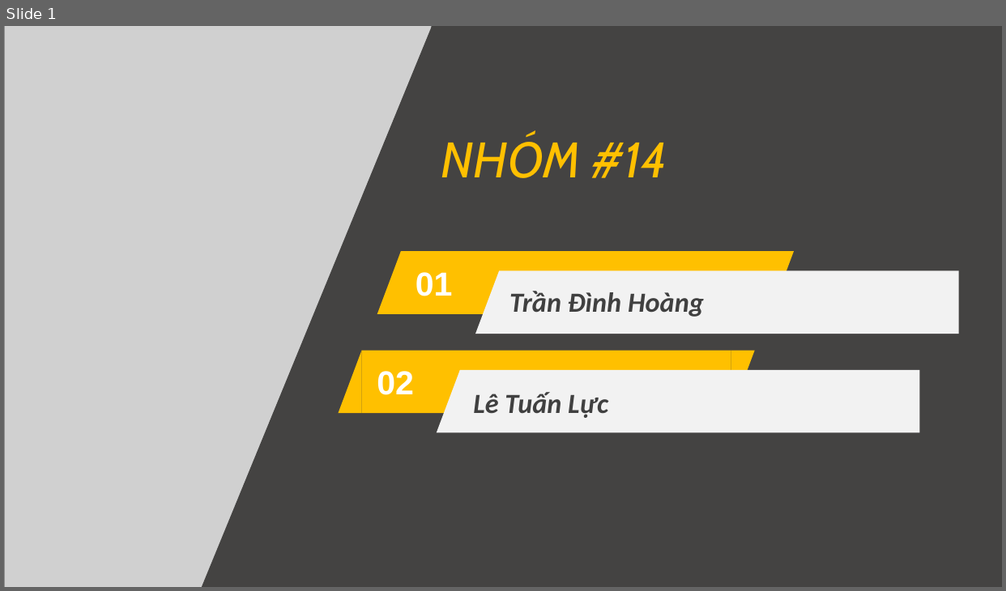
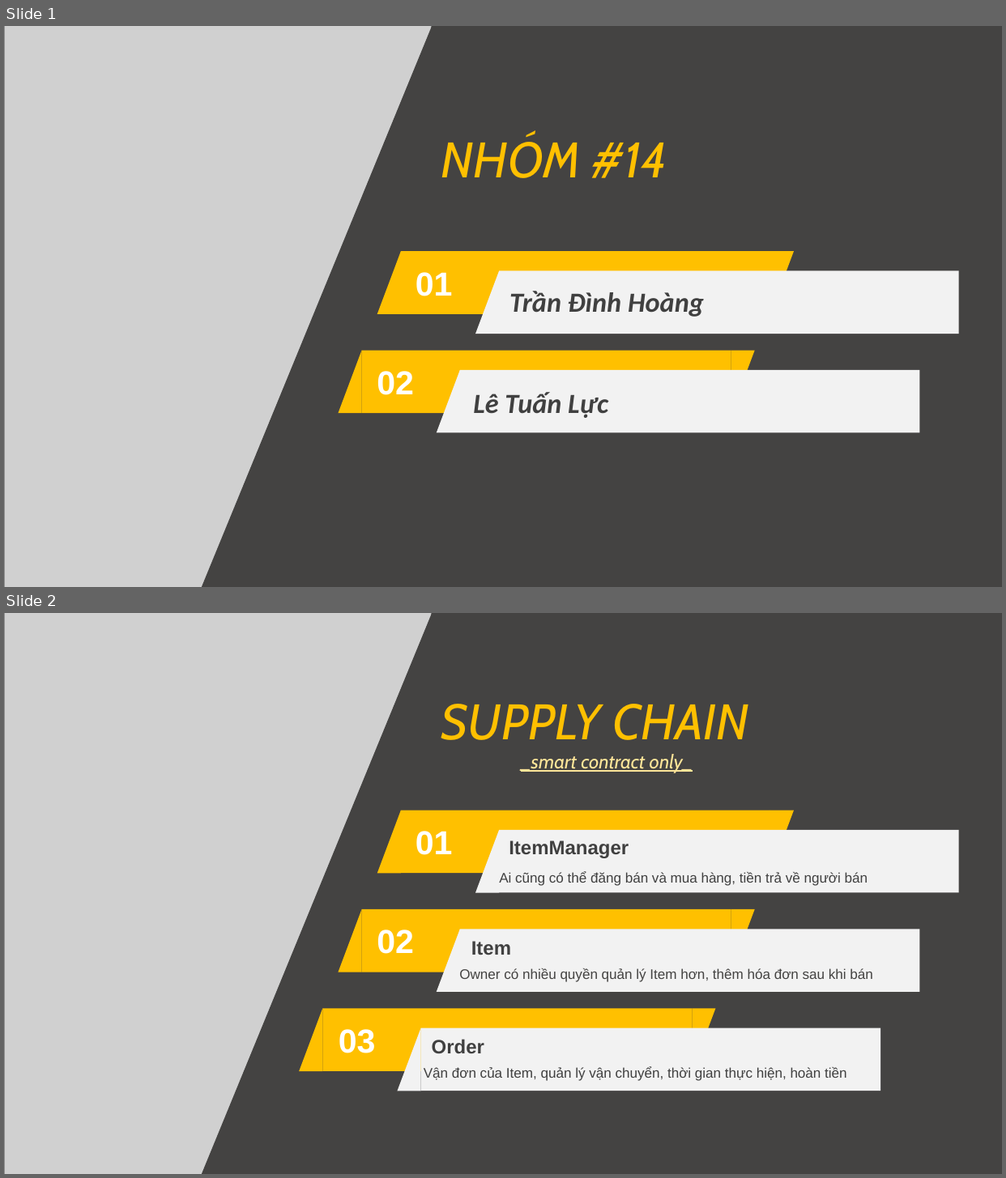
Before and after one commit to tommy725/flutter-nft-marketplace, a slide deck: Blockchain1.pptx. Shown one above the other, each under a label of ours: slide 1 before the commit, slides 1 and 2 after it. The pictures are 1006x591 and 1006x1178 pixels, drawn with LibreOffice and Linux fonts; fonts in the diff are those of the drawing; grey boxes stand for pictures; background and template pictures are left out. Boxes give left, top, right and bottom in pixels: in the first picture for what was removed or moved away, otherwise in the second. Text is boxed around its words. In the diff, an @@ line names an element or a change of style, - is before the commit and + after.

Commit message:
cancel and resale item

```diff
--- a/Blockchain1.pptx
+++ b/Blockchain1.pptx
@@ slide 2 added at (4,613,1002,1174), background #444342 @@
@@ picture added at (4,613,431,1174) @@
@@ triangle added at (202,613,669,1174), fill #444342 @@
@@ text added at (441,704,748,740), 36 pt, text #FFC000, italic @@
+SUPPLY CHAIN
@@ text added at (521,754,692,773), 14 pt, text #FFE699, italic, underline @@
+_smart contract only_
@@ text added at (415,831,453,855), 24 pt, text #FFFFFF, bold @@
+01
@@ group added at (377,811,959,893): 3 triangles, 2 rectangles @@
@@ text added at (509,841,629,858), 14 pt, text #404040, bold @@
+ItemManager
@@ text added at (499,871,868,886), 10 pt, text #404040 @@
+Ai cũng có thể đăng bán và mua hàng, tiền trả về người bán
@@ text added at (377,930,414,954), 24 pt, text #FFFFFF, bold @@
+02
@@ group added at (338,909,920,993): 3 triangles, 2 rectangles @@
@@ text added at (471,941,511,955), 14 pt, text #404040, bold @@
+Item
@@ text added at (459,969,872,982), 10 pt, text #444342 @@
+Owner có nhiều quyền quản lý Item hơn, thêm hóa đơn sau khi bán
@@ text added at (339,1029,376,1054), 24 pt, text #FFFFFF, bold @@
+03
@@ group added at (299,1008,881,1092): 3 triangles, 2 rectangles @@
@@ text added at (432,1039,484,1054), 14 pt, text #404040, bold @@
+Order
@@ text added at (424,1067,847,1081), 10 pt, text #404040 @@
+Vận đơn của Item, quản lý vận chuyển, thời gian thực hiện, hoàn tiền
```
Also in this commit, not shown: 1 other slide added, 2 slides removed, 4 other files.
